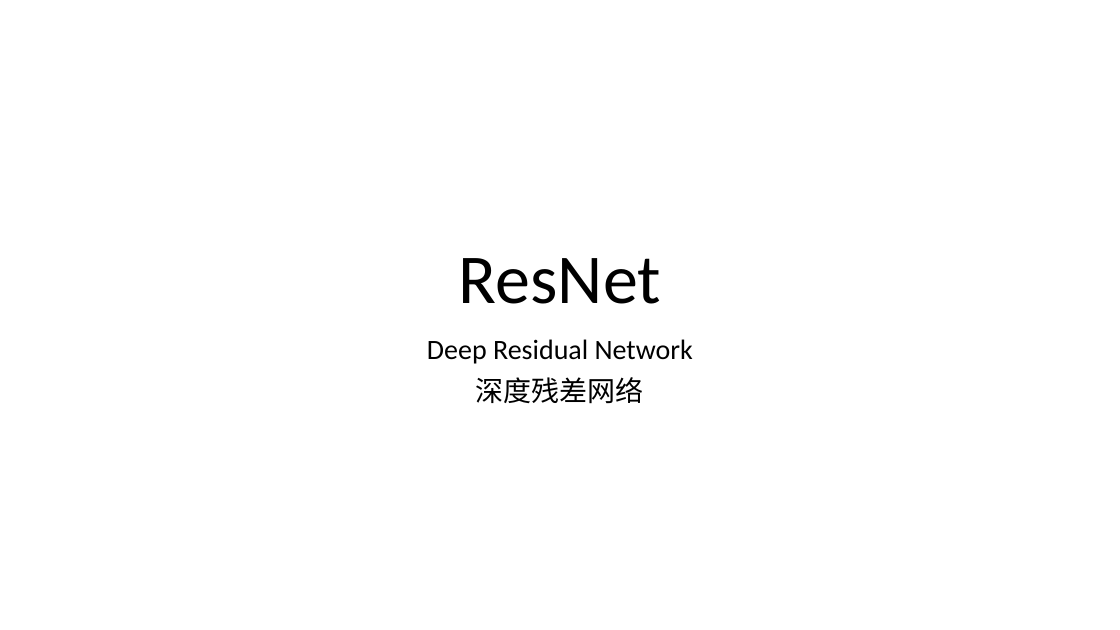
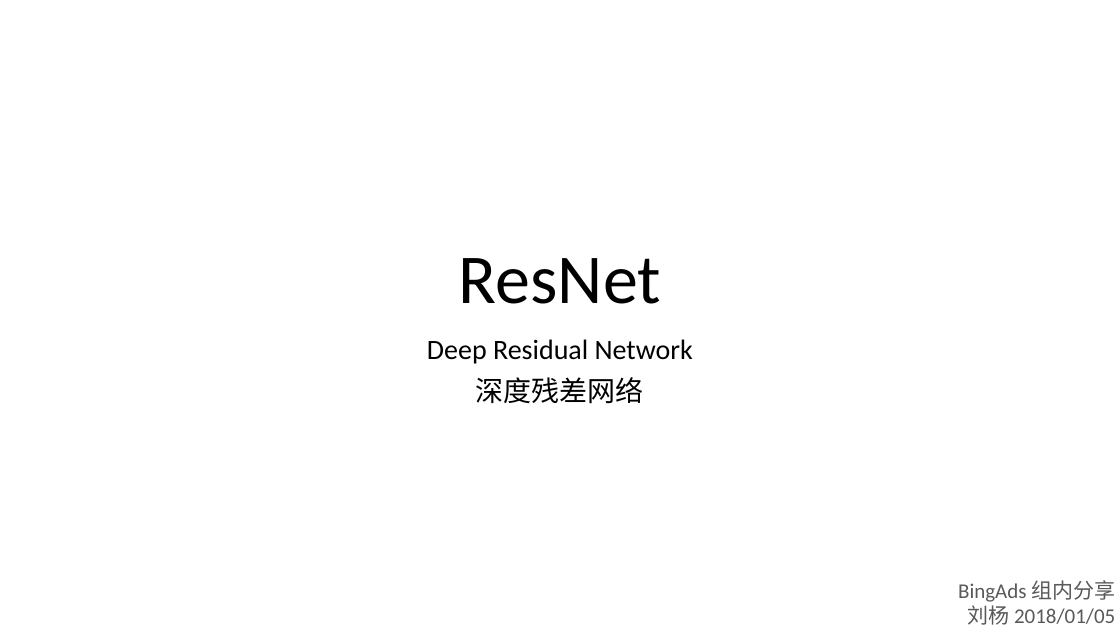
Before and after one commit to foamliu/Learning-DL, a slide deck: slide 1 of cnn/ResNet.pptx. Drawn at 1120x630 pixels with LibreOffice and Linux fonts; fonts in the diff are those of the drawing. Boxes give left, top, right and bottom in pixels: in the first picture for what was removed or moved away, otherwise in the second. Text is boxed around its words. In the diff, an @@ line names an element or a change of style, - is before the commit and + after.

```diff
--- a/cnn/ResNet.pptx
+++ b/cnn/ResNet.pptx
@@ text added at bbox=[958, 580, 1115, 625], 18 pt, text #595959 @@
+BingAds 组内分享
+刘杨 2018/01/05
```
Also in this commit, not shown: 1 other file.
